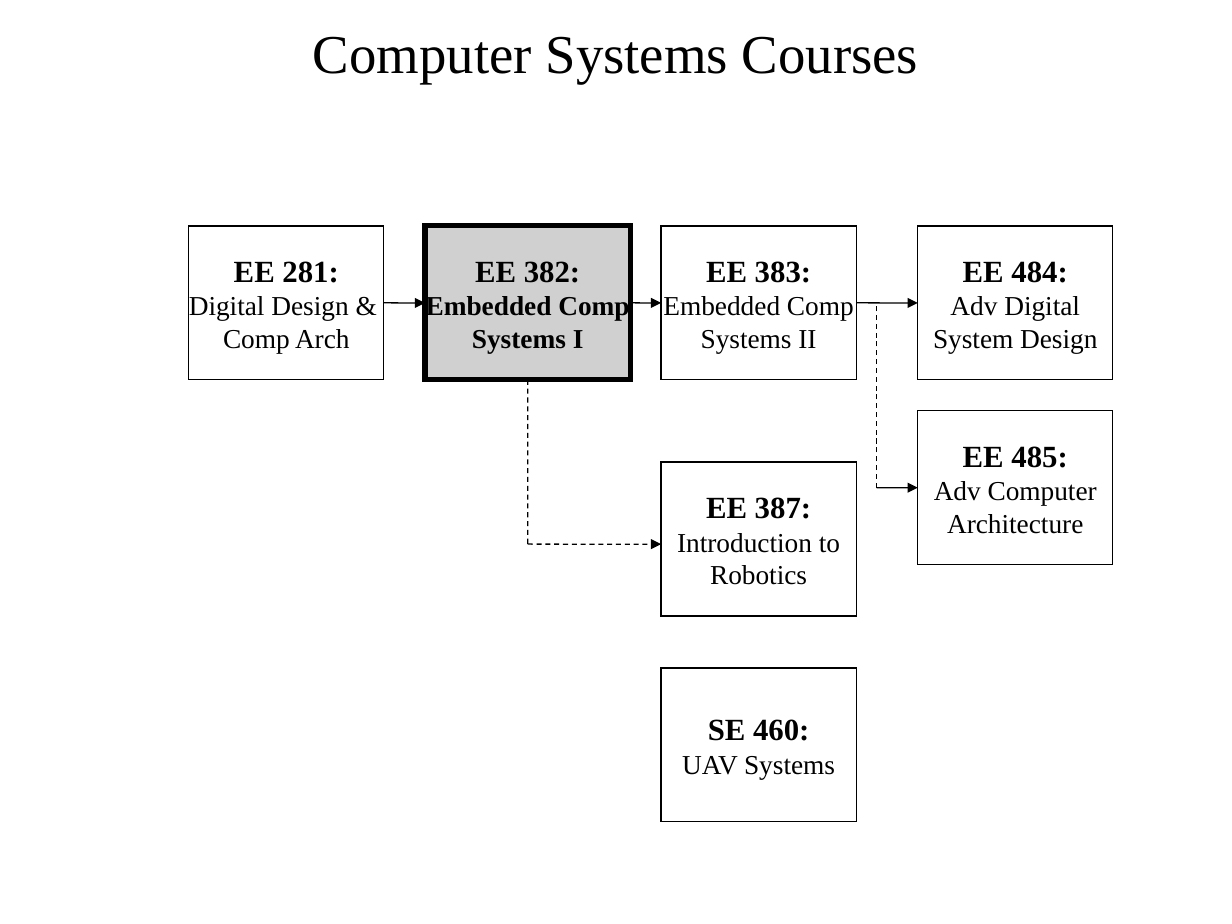
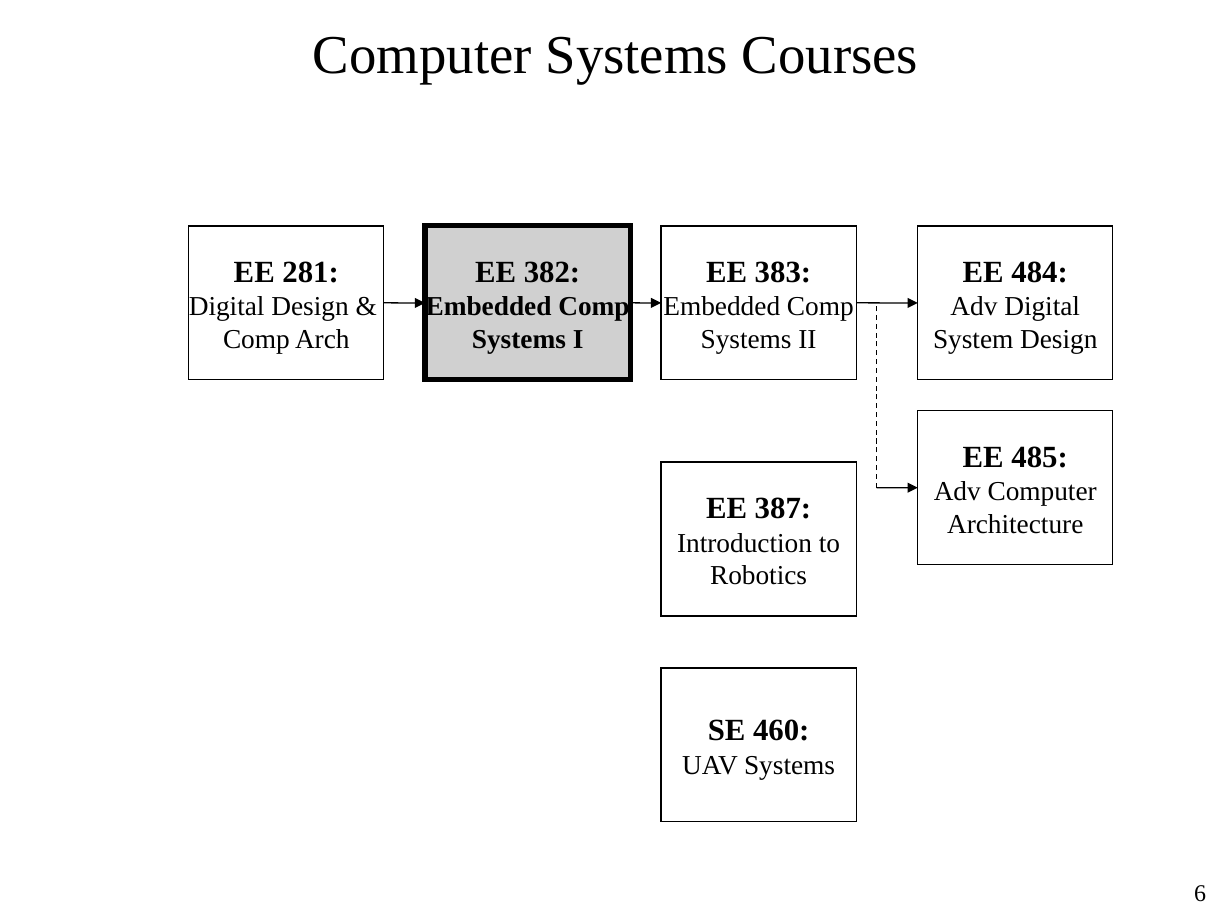
Before and after one commit to pw4rn3r/ECE382, a slide deck: slide 6 of notes/L1/Lsn1.pptx (slide 2 before the commit). Drawn at 1232x924 pixels with LibreOffice and Linux fonts; fonts in the diff are those of the drawing; grey boxes stand for pictures. Boxes give left, top, right and bottom in pixels: in the first picture for what was removed or moved away, otherwise in the second. Text is boxed around its words. In the diff, an @@ line names an element or a change of style, - is before the commit and + after.

```diff
--- a/notes/L1/Lsn1.pptx
+++ b/notes/L1/Lsn1.pptx
@@ line removed from (527, 379) to (527, 545) @@
@@ arrow removed from (527, 545) to (662, 545) @@
@@ page number added at bbox=[1194, 885, 1206, 902], 14 pt, text #000000 @@
+6
```
Also in this commit, not shown: 12 other slides changed, 22 slides added, 4 slides removed.
